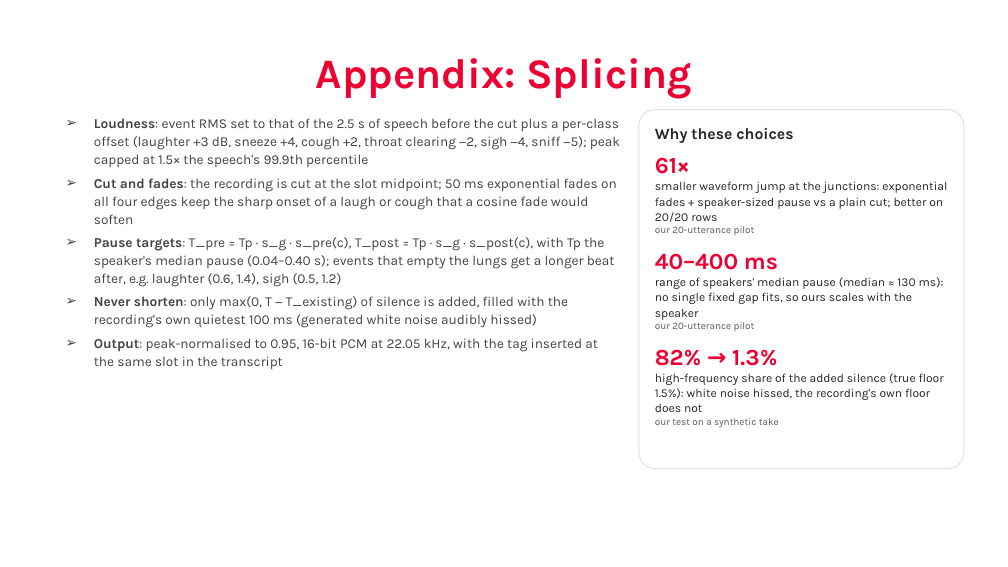
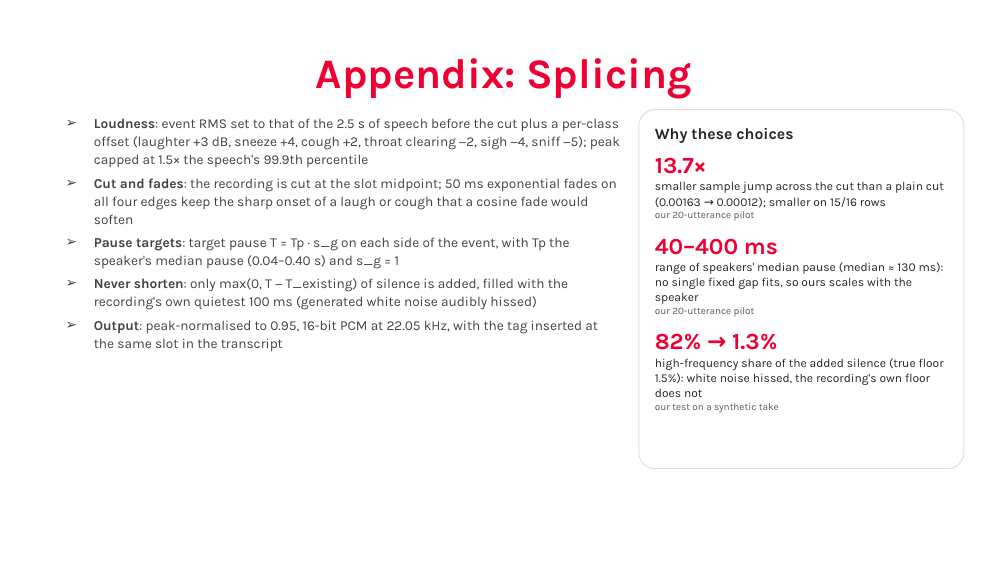
Before and after one commit to nhakanasi/VDT_GD2, a slide deck: slide 38 of Method.pptx (slide 33 before the commit). Drawn at 1008x567 pixels with LibreOffice and Linux fonts; fonts in the diff are those of the drawing; background and template pictures are left out. Boxes give left, top, right and bottom in pixels: in the first picture for what was removed or moved away, otherwise in the second. Text is boxed around its words. In the diff, an @@ line names an element or a change of style, - is before the commit and + after.

```diff
--- a/Method.pptx
+++ b/Method.pptx
@@ text in rounded rectangle at box(655, 157, 944, 207): text changed @@
-61×
-smaller waveform jump at the junctions: exponential fades + speaker-sized pause vs a plain cut; better on 20/20 rows
+13.7×
+smaller sample jump across the cut than a plain cut (0.00163 → 0.00012); smaller on 15/16 rows
@@ text at box(94, 237, 569, 269): text changed @@
-➢ Pause targets: T_pre = Tp · s_g · s_pre(c), T_post = Tp · s_g · s_post(c), with Tp the speaker's median pause (0.04–0.40 s); events that empty the lungs get a longer beat after, e.g. laughter (0.6, 1.4), sigh (0.5, 1.2)
+➢ Pause targets: target pause T = Tp · s_g on each side of the event, with Tp the speaker's median pause (0.04–0.40 s) and s_g = 1
```
Also in this commit, not shown: 2 other slides changed, 8 slides added, 3 other files.
